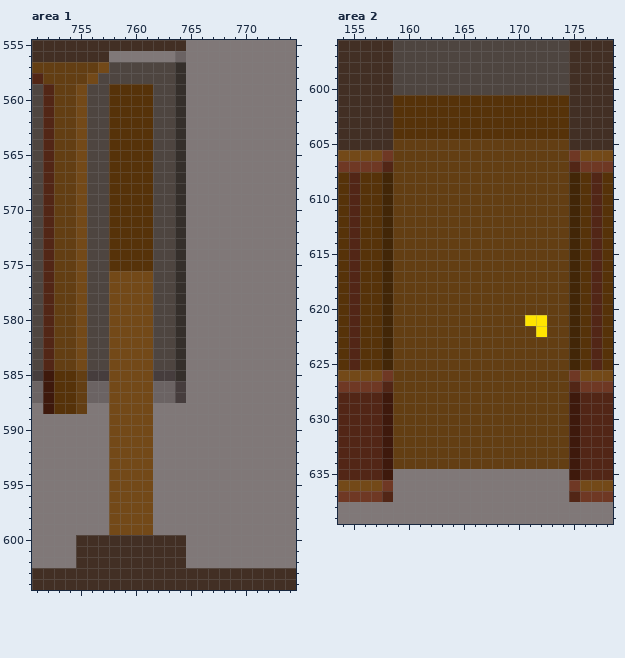
A pixel-art file gets an edit: Art/Maps/Mansion.aseprite. The first picture shows the starting point.
834x935 pixels, 1 frame. Colours within 5 levels of each other are drawn and written as one. Shown: area 1: x 751..774, y 555..604; area 2: x 154..178, y 596..639. The commit also changed other parts of the picture, which this record leaves out.
The same view after the edit:
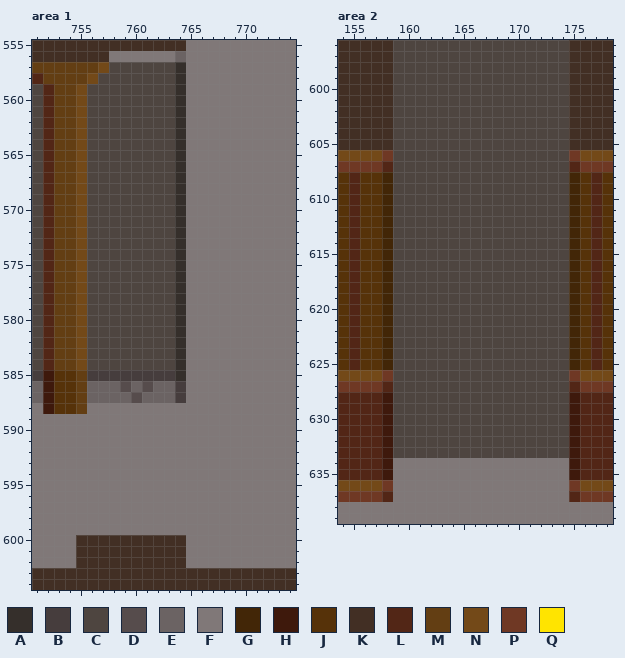
Palette (. is transparent): A #352f2b  B #463d3d  C #4e4540  D #564c4c  E #6b6363  F #807878  G #422607  H #3e190c  J #563209  K #422f24  L #522616  M #633e13  N #734918  P #6f3824  Q #ffe400
Changes in this commit:
layer "Ref" now shown
layer "Door" now hidden
Area 1:
y 559..575: x 758..761 JJJJ -> CCCC
y 576..584: x 758..761 NNNN -> CCCC
y 585: x 758..761 NNNN -> BBBB
y 586: x 758..761 NNNN -> EDED
y 587: x 758..761 NNNN -> EEDE
y 588..599: x 758..761 NNNN -> FFFF
Area 2:
y 601..604: x 159..174 JJJJJJJJJJJJJJJJ -> CCCCCCCCCCCCCCCC
y 605..620: x 159..174 MMMMMMMMMMMMMMMM -> CCCCCCCCCCCCCCCC
y 621: x 159..174 MMMMMMMMMMMMQQMM -> CCCCCCCCCCCCCCCC
y 622: x 159..174 MMMMMMMMMMMMMQMM -> CCCCCCCCCCCCCCCC
y 623..633: x 159..174 MMMMMMMMMMMMMMMM -> CCCCCCCCCCCCCCCC
y 634: x 159..174 MMMMMMMMMMMMMMMM -> FFFFFFFFFFFFFFFF
Changed places in both pictures, as pixel boxes (x1, y1, x2, y2):
changed: (109, 84, 153, 535)
changed: (393, 95, 569, 469)
